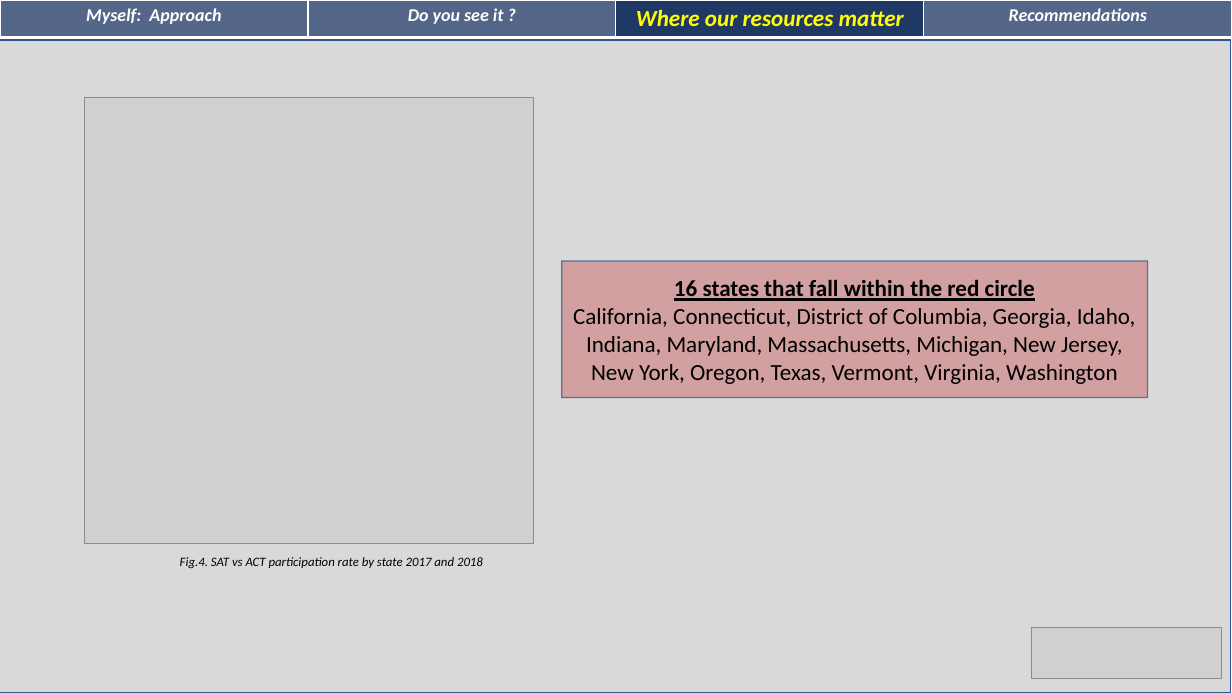
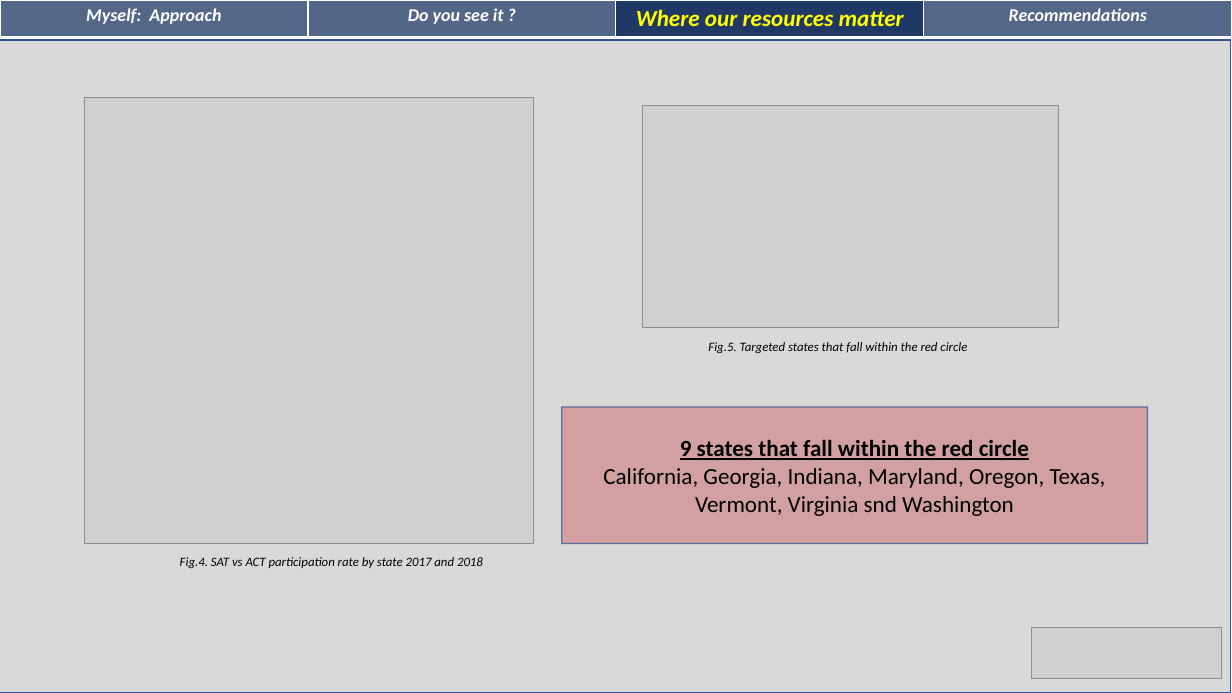
Before and after one commit to jpschew/GA-projects-DSI24, a slide deck: slide 6 of GA-project1/GA-project1.pptx. Drawn at 1232x693 pixels with LibreOffice and Linux fonts; fonts in the diff are those of the drawing; grey boxes stand for pictures. Boxes give left, top, right and bottom in pixels: in the first picture for what was removed or moved away, otherwise in the second. Text is boxed around its words. In the diff, an @@ line names an element or a change of style, - is before the commit and + after.

```diff
--- a/GA-project1/GA-project1.pptx
+++ b/GA-project1/GA-project1.pptx
@@ picture added at box(642, 105, 1058, 328) @@
@@ text added at box(708, 342, 967, 353), 10 pt, text #000000, italic @@
+Fig.5. Targeted states that fall within the red circle
@@ rectangle "9 states that fall within ...": place and size @@
-rectangle "9 states that fall within ..." at box(562, 262, 1148, 398)
+rectangle "9 states that fall within ..." at box(562, 408, 1148, 544)
@@ text in rectangle at box(603, 439, 1106, 516): text changed @@
-16 states that fall within the red circle
-California, Connecticut, District of Columbia, Georgia, Idaho, Indiana, Maryland, Massachusetts, Michigan, New Jersey, New York, Oregon, Texas, Vermont, Virginia, Washington
+9 states that fall within the red circle
+California, Georgia, Indiana, Maryland, Oregon, Texas, Vermont, Virginia snd Washington
```
Also in this commit, not shown: 1 other slide changed, 6 other files.
